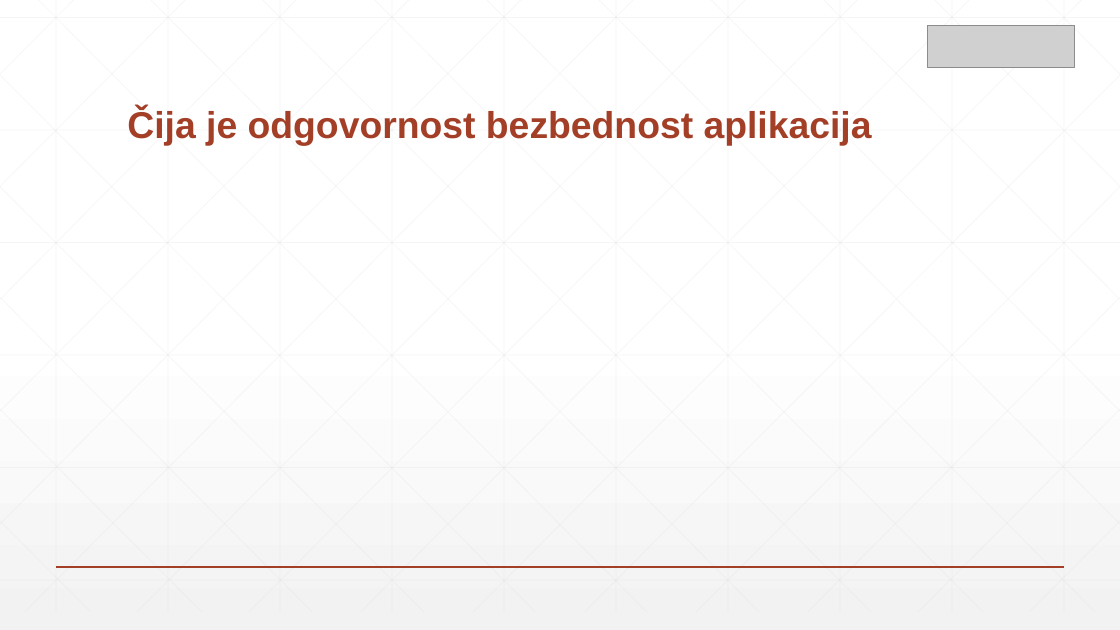
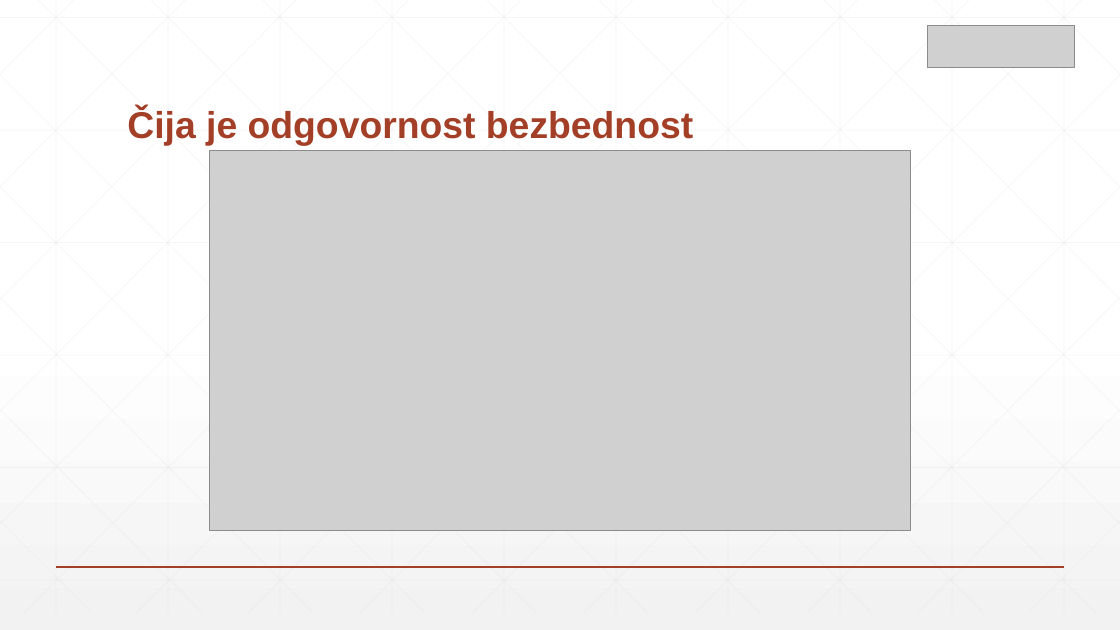
Before and after one commit to zsrdjan/presentations, a slide deck: slide 10 of azure-meetup-key-vault/presentation.pptx (slide 9 before the commit). Drawn at 1120x630 pixels with LibreOffice and Linux fonts; fonts in the diff are those of the drawing; grey boxes stand for pictures. Boxes give left, top, right and bottom in pixels: in the first picture for what was removed or moved away, otherwise in the second. Text is boxed around its words. In the diff, an @@ line names an element or a change of style, - is before the commit and + after.

```diff
--- a/azure-meetup-key-vault/presentation.pptx
+++ b/azure-meetup-key-vault/presentation.pptx
@@ title at (x1=127, y1=108, x2=693, y2=145): text changed @@
-Čija je odgovornost bezbednost aplikacija
+Čija je odgovornost bezbednost
@@ picture added at (x1=210, y1=150, x2=911, y2=531) @@
```
Also in this commit, not shown: 2 other slides changed, 8 slides added, 9 slides removed.
